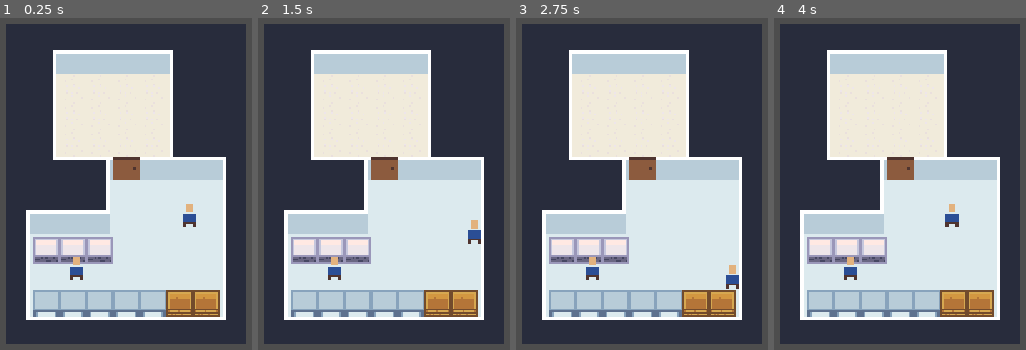
Above: before the commit, frames 1-4 (left to right).
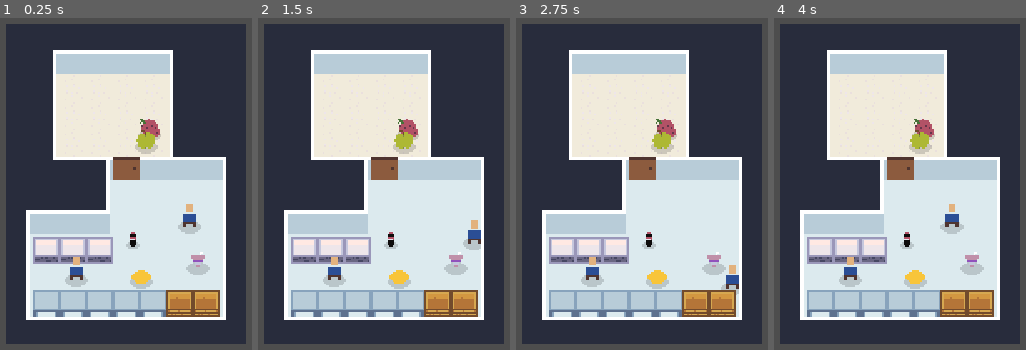
Above: after the commit, the same moments.

Repository: martindzejky/ld54
Game: Godot game, scene res://main.tscn
Two runs of this game, one before a commit and one after it. Both use one fixed random seed, a clock stepped at 60 frames per second and the inputs below.
Inputs:
- Up to frame 1 (0.25 s): no input
- Up to frame 2 (1.5 s): tap Enter at 0.5 s; hold D (move_right) 0.53-1.28 s; tap E (interact) at 0.6, 1.35 s; tap Space at 1.25 s; hold S (move_down) from 1.28 s (still down)
- Up to frame 3 (2.75 s): release S (move_down) at 2.03 s; hold D (move_right) from 2.03 s (still down); tap E (interact) at 2.1 s
- Up to frame 4 (4 s): tap Enter at 2.75 s; release D (move_right) at 2.78 s; hold W (move_up) 2.78-3.53 s; tap E (interact) at 2.85, 3.6 s; tap Space at 3.5 s; hold A (move_left) from 3.53 s (still down)

The runs differ from the first frame. In frame 1, 2.1% of the frame differs, in the area x 25-84%, y 30-82%; in frame 2, 2.1%; in frame 3, 2.0%; in frame 4, 2.1%.

Commit message:
products can be stored in containers

Diff:
--- a/icon.svg
+++ b/icon.svg
@@ -1 +1,98 @@
-<svg height="128" width="128" xmlns="http://www.w3.org/2000/svg"><rect x="2" y="2" width="124" height="124" rx="14" fill="#363d52" stroke="#212532" stroke-width="4"/><g transform="scale(.101) translate(122 122)"><g fill="#fff"><path d="M105 673v33q407 354 814 0v-33z"/><path fill="#478cbf" d="m105 673 152 14q12 1 15 14l4 67 132 10 8-61q2-11 15-15h162q13 4 15 15l8 61 132-10 4-67q3-13 15-14l152-14V427q30-39 56-81-35-59-83-108-43 20-82 47-40-37-88-64 7-51 8-102-59-28-123-42-26 43-46 89-49-7-98 0-20-46-46-89-64 14-123 42 1 51 8 102-48 27-88 64-39-27-82-47-48 49-83 108 26 42 56 81zm0 33v39c0 276 813 276 813 0v-39l-134 12-5 69q-2 10-14 13l-162 11q-12 0-16-11l-10-65H447l-10 65q-4 11-16 11l-162-11q-12-3-14-13l-5-69z"/><path d="M483 600c3 34 55 34 58 0v-86c-3-34-55-34-58 0z"/><circle cx="725" cy="526" r="90"/><circle cx="299" cy="526" r="90"/></g><g fill="#414042"><circle cx="307" cy="532" r="60"/><circle cx="717" cy="532" r="60"/></g></g></svg>
+<?xml version="1.0" encoding="UTF-8" ?>
+<svg version="1.1" width="16" height="16" xmlns="http://www.w3.org/2000/svg" shape-rendering="crispEdges">
+<rect x="2" y="2" width="1" height="1" fill="#477238" />
+<rect x="3" y="2" width="1" height="1" fill="#477238" />
+<rect x="7" y="2" width="1" height="1" fill="#B25266" />
+<rect x="3" y="3" width="1" height="1" fill="#477238" />
+<rect x="4" y="3" width="1" height="1" fill="#477238" />
+<rect x="5" y="3" width="1" height="1" fill="#B25266" />
+<rect x="6" y="3" width="1" height="1" fill="#B25266" />
+<rect x="7" y="3" width="1" height="1" fill="#B25266" />
+<rect x="8" y="3" width="1" height="1" fill="#B25266" />
+<rect x="9" y="3" width="1" height="1" fill="#B25266" />
+<rect x="10" y="3" width="1" height="1" fill="#B25266" />
+<rect x="2" y="4" width="1" height="1" fill="#477238" />
+<rect x="4" y="4" width="1" height="1" fill="#477238" />
+<rect x="5" y="4" width="1" height="1" fill="#477238" />
+<rect x="6" y="4" width="1" height="1" fill="#B25266" />
+<rect x="7" y="4" width="1" height="1" fill="#B25266" />
+<rect x="8" y="4" width="1" height="1" fill="#B25266" />
+<rect x="9" y="4" width="1" height="1" fill="#B25266" />
+<rect x="10" y="4" width="1" height="1" fill="#B25266" />
+<rect x="11" y="4" width="1" height="1" fill="#B25266" />
+<rect x="4" y="5" width="1" height="1" fill="#B25266" />
+<rect x="5" y="5" width="1" height="1" fill="#B25266" />
+<rect x="6" y="5" width="1" height="1" fill="#B25266" />
+<rect x="7" y="5" width="1" height="1" fill="#B25266" />
+<rect x="8" y="5" width="1" height="1" fill="#B25266" />
+<rect x="9" y="5" width="1" height="1" fill="#B25266" />
+<rect x="10" y="5" width="1" height="1" fill="#B25266" />
+<rect x="11" y="5" width="1" height="1" fill="#B25266" />
+<rect x="12" y="5" width="1" height="1" fill="#B25266" />
+<rect x="3" y="6" width="1" height="1" fill="#64364B" />
+<rect x="4" y="6" width="1" height="1" fill="#B25266" />
+<rect x="5" y="6" width="1" height="1" fill="#B25266" />
+<rect x="6" y="6" width="1" height="1" fill="#B25266" />
+<rect x="7" y="6" width="1" height="1" fill="#B25266" />
+<rect x="8" y="6" width="1" height="1" fill="#B25266" />
+<rect x="9" y="6" width="1" height="1" fill="#64364B" />
+<rect x="10" y="6" width="1" height="1" fill="#B25266" />
+<rect x="11" y="6" width="1" height="1" fill="#B25266" />
+<rect x="12" y="6" width="1" height="1" fill="#B25266" />
+<rect x="3" y="7" width="1" height="1" fill="#B25266" />
+<rect x="4" y="7" width="1" height="1" fill="#B25266" />
+<rect x="5" y="7" width="1" height="1" fill="#B25266" />
+<rect x="6" y="7" width="1" height="1" fill="#64364B" />
+<rect x="7" y="7" width="1" height="1" fill="#B25266" />
+<rect x="8" y="7" width="1" height="1" fill="#B25266" />
+<rect x="9" y="7" width="1" height="1" fill="#B25266" />
+<rect x="10" y="7" width="1" height="1" fill="#B25266" />
+<rect x="11" y="7" width="1" height="1" fill="#64364B" />
+<rect x="12" y="7" width="1" height="1" fill="#B25266" />
+<rect x="3" y="8" width="1" height="1" fill="#B25266" />
+<rect x="4" y="8" width="1" height="1" fill="#B25266" />
+<rect x="5" y="8" width="1" height="1" fill="#B25266" />
+<rect x="6" y="8" width="1" height="1" fill="#B25266" />
+<rect x="7" y="8" width="1" height="1" fill="#B25266" />
+<rect x="8" y="8" width="1" height="1" fill="#B25266" />
+<rect x="9" y="8" width="1" height="1" fill="#B25266" />
+<rect x="10" y="8" width="1" height="1" fill="#B25266" />
+<rect x="11" y="8" width="1" height="1" fill="#B25266" />
+<rect x="12" y="8" width="1" height="1" fill="#B25266" />
+<rect x="13" y="8" width="1" height="1" fill="#B25266" />
+<rect x="4" y="9" width="1" height="1" fill="#B25266" />
+<rect x="5" y="9" width="1" height="1" fill="#B25266" />
+<rect x="6" y="9" width="1" height="1" fill="#B25266" />
+<rect x="7" y="9" width="1" height="1" fill="#B25266" />
+<rect x="8" y="9" width="1" height="1" fill="#B25266" />
+<rect x="9" y="9" width="1" height="1" fill="#B25266" />
+<rect x="10" y="9" width="1" height="1" fill="#B25266" />
+<rect x="11" y="9" width="1" height="1" fill="#B25266" />
+<rect x="12" y="9" width="1" height="1" fill="#B25266" />
+<rect x="13" y="9" width="1" height="1" fill="#B25266" />
+<rect x="4" y="10" width="1" height="1" fill="#B25266" />
+<rect x="5" y="10" width="1" height="1" fill="#B25266" />
+<rect x="6" y="10" width="1" height="1" fill="#B25266" />
+<rect x="7" y="10" width="1" height="1" fill="#B25266" />
+<rect x="8" y="10" width="1" height="1" fill="#B25266" />
+<rect x="9" y="10" width="1" height="1" fill="#B25266" />
+<rect x="10" y="10" width="1" height="1" fill="#B25266" />
+<rect x="11" y="10" width="1" height="1" fill="#B25266" />
+<rect x="12" y="10" width="1" height="1" fill="#64364B" />
+<rect x="13" y="10" width="1" height="1" fill="#B25266" />
+<rect x="5" y="11" width="1" height="1" fill="#B25266" />
+<rect x="6" y="11" width="1" height="1" fill="#B25266" />
+<rect x="7" y="11" width="1" height="1" fill="#B25266" />
+<rect x="8" y="11" width="1" height="1" fill="#B25266" />
+<rect x="9" y="11" width="1" height="1" fill="#B25266" />
+<rect x="10" y="11" width="1" height="1" fill="#B25266" />
+<rect x="11" y="11" width="1" height="1" fill="#B25266" />
+<rect x="12" y="11" width="1" height="1" fill="#B25266" />
+<rect x="13" y="11" width="1" height="1" fill="#B25266" />
+<rect x="7" y="12" width="1" height="1" fill="#B25266" />
+<rect x="8" y="12" width="1" height="1" fill="#B25266" />
+<rect x="9" y="12" width="1" height="1" fill="#B25266" />
+<rect x="10" y="12" width="1" height="1" fill="#64364B" />
+<rect x="11" y="12" width="1" height="1" fill="#B25266" />
+<rect x="12" y="12" width="1" height="1" fill="#B25266" />
+</svg>
--- a/main.tscn
+++ b/main.tscn
@@ -1,8 +1,13 @@
-[gd_scene load_steps=4 format=3 uid="uid://b62ww8nn0ilvp"]
+[gd_scene load_steps=9 format=3 uid="uid://b62ww8nn0ilvp"]
 
 [ext_resource type="TileSet" uid="uid://b1emy3ccan5v" path="res://tiles/shop.tres" id="1_mmgkn"]
 [ext_resource type="PackedScene" uid="uid://dywur4844t0mf" path="res://objects/player.tscn" id="2_o5nxu"]
 [ext_resource type="PackedScene" uid="uid://bfcyym361ywav" path="res://objects/human.tscn" id="3_83kbm"]
+[ext_resource type="PackedScene" uid="uid://b6ddrvyeqhuu4" path="res://objects/products/lemon.tscn" id="4_61ihm"]
+[ext_resource type="PackedScene" uid="uid://dsufu0xmur05a" path="res://objects/products/strawberry.tscn" id="4_q8b3n"]
+[ext_resource type="PackedScene" uid="uid://cdhta8gh7tbtv" path="res://objects/products/apple.tscn" id="5_vosqv"]
+[ext_resource type="PackedScene" uid="uid://oifxmjcimlra" path="res://objects/products/milkshake.tscn" id="7_bjcgk"]
+[ext_resource type="PackedScene" uid="uid://1tqqmhm4tpe5" path="res://objects/products/cola.tscn" id="8_mlmac"]
 
 [node name="main" type="Node2D"]
 
@@ -30,7 +35,7 @@
 layer_2/modulate = Color(1, 1, 1, 1)
 layer_2/y_sort_enabled = false
 layer_2/y_sort_origin = 0
-layer_2/z_index = -1
+layer_2/z_index = -10
 layer_2/tile_data = PackedInt32Array(-3, 262148, 0, 65533, 262148, 0, 65532, 262148, 0, 65531, 262148, 0, 65530, 262148 …(1485 unchanged characters)…
 
 [node name="player" parent="level" instance=ExtResource("2_o5nxu")]
@@ -38,3 +43,18 @@
 
 [node name="human" parent="level" instance=ExtResource("3_83kbm")]
 position = Vector2(-54, 43)
+
+[node name="lemon" parent="level" instance=ExtResource("4_61ihm")]
+position = Vector2(-15, 44)
+
+[node name="apple" parent="level" instance=ExtResource("5_vosqv")]
+position = Vector2(-12, -37)
+
+[node name="strawberry" parent="level" instance=ExtResource("4_q8b3n")]
+position = Vector2(-10, -44)
+
+[node name="milkshake" parent="level" instance=ExtResource("7_bjcgk")]
+position = Vector2(19, 36)
+
+[node name="cola" parent="level" instance=ExtResource("8_mlmac")]
+position = Vector2(-20, 22)
--- a/objects/human.tscn
+++ b/objects/human.tscn
@@ -1,15 +1,16 @@
-[gd_scene load_steps=5 format=3 uid="uid://bfcyym361ywav"]
+[gd_scene load_steps=6 format=3 uid="uid://bfcyym361ywav"]
 
 [ext_resource type="Texture2D" uid="uid://dgixn8xhksedb" path="res://sprites/human.png" id="1_iqthn"]
 [ext_resource type="Script" path="res://scripts/human.gd" id="1_qohe2"]
 [ext_resource type="Texture2D" uid="uid://b8mfj3anpjf63" path="res://sprites/human-arms.png" id="2_3ahy1"]
+[ext_resource type="Texture2D" uid="uid://beintkdrr5amn" path="res://sprites/shadow.png" id="4_drge0"]
 
 [sub_resource type="CapsuleShape2D" id="CapsuleShape2D_fubmv"]
 radius = 2.0
 height = 8.0
 
 [node name="human" type="CharacterBody2D"]
-collision_mask = 7
+collision_mask = 31
 motion_mode = 1
 script = ExtResource("1_qohe2")
 
@@ -27,5 +28,10 @@
 position = Vector2(0, -8)
 texture = ExtResource("2_3ahy1")
 
+[node name="shadow" type="Sprite2D" parent="."]
+z_index = -5
+position = Vector2(0, -1)
+texture = ExtResource("4_drge0")
+
 [node name="hands" type="Marker2D" parent="." groups=["hands"]]
 position = Vector2(0, -16)
--- a/objects/player.tscn
+++ b/objects/player.tscn
@@ -13,7 +13,7 @@
 [node name="interaction-area" type="Area2D" parent="." index="4"]
 position = Vector2(8, -8)
 collision_layer = 0
-collision_mask = 14
+collision_mask = 30
 
 [node name="shape" type="CollisionShape2D" parent="interaction-area" index="0"]
 shape = SubResource("CircleShape2D_btbt1")
--- /dev/null
+++ b/objects/products/apple.tscn
@@ -0,0 +1,8 @@
+[gd_scene load_steps=2 format=3 uid="uid://cdhta8gh7tbtv"]
+
+[ext_resource type="PackedScene" uid="uid://rylb8pwby5wr" path="res://objects/products/product.tscn" id="1_lkx42"]
+
+[node name="apple" instance=ExtResource("1_lkx42")]
+
+[node name="sprite" parent="." index="0"]
+frame = 1
--- /dev/null
+++ b/objects/products/blue-box.tscn
@@ -0,0 +1,16 @@
+[gd_scene load_steps=3 format=3 uid="uid://cg0l7ixwx4xnc"]
+
+[ext_resource type="PackedScene" uid="uid://rylb8pwby5wr" path="res://objects/products/product.tscn" id="1_8108y"]
+
+[sub_resource type="CapsuleShape2D" id="CapsuleShape2D_qev5n"]
+radius = 2.0
+height = 6.0
+
+[node name="blue-box" instance=ExtResource("1_8108y")]
+
+[node name="sprite" parent="." index="0"]
+position = Vector2(0, -4)
+frame = 3
+
+[node name="shape" parent="." index="1"]
+shape = SubResource("CapsuleShape2D_qev5n")
--- /dev/null
+++ b/objects/products/carrot.tscn
@@ -0,0 +1,17 @@
+[gd_scene load_steps=3 format=3 uid="uid://dfoj30hakpqux"]
+
+[ext_resource type="PackedScene" uid="uid://rylb8pwby5wr" path="res://objects/products/product.tscn" id="1_n7bqq"]
+
+[sub_resource type="CircleShape2D" id="CircleShape2D_57ba0"]
+radius = 2.0
+
+[node name="carrot" instance=ExtResource("1_n7bqq")]
+
+[node name="sprite" parent="." index="0"]
+frame = 5
+
+[node name="shadow" parent="." index="1"]
+scale = Vector2(0.45, 0.45)
+
+[node name="shape" parent="." index="2"]
+shape = SubResource("CircleShape2D_57ba0")
--- /dev/null
+++ b/objects/products/cola.tscn
@@ -0,0 +1,18 @@
+[gd_scene load_steps=3 format=3 uid="uid://1tqqmhm4tpe5"]
+
+[ext_resource type="PackedScene" uid="uid://rylb8pwby5wr" path="res://objects/products/product.tscn" id="1_y2mmm"]
+
+[sub_resource type="CircleShape2D" id="CircleShape2D_hwtq7"]
+radius = 2.0
+
+[node name="cola" instance=ExtResource("1_y2mmm")]
+
+[node name="sprite" parent="." index="0"]
+position = Vector2(0, -4)
+frame = 7
+
+[node name="shadow" parent="." index="1"]
+scale = Vector2(0.503588, 0.503588)
+
+[node name="shape" parent="." index="2"]
+shape = SubResource("CircleShape2D_hwtq7")
--- /dev/null
+++ b/objects/products/lemon.tscn
@@ -0,0 +1,16 @@
+[gd_scene load_steps=3 format=3 uid="uid://b6ddrvyeqhuu4"]
+
+[ext_resource type="PackedScene" uid="uid://rylb8pwby5wr" path="res://objects/products/product.tscn" id="1_61djs"]
+
+[sub_resource type="CapsuleShape2D" id="CapsuleShape2D_84mfe"]
+radius = 2.0
+height = 12.0
+
+[node name="lemon" instance=ExtResource("1_61djs")]
+
+[node name="sprite" parent="." index="0"]
+position = Vector2(0, -4)
+frame = 2
+
+[node name="shape" parent="." index="1"]
+shape = SubResource("CapsuleShape2D_84mfe")
--- /dev/null
+++ b/objects/products/milk.tscn
@@ -0,0 +1,19 @@
+[gd_scene load_steps=3 format=3 uid="uid://ccu2vokcdvqjd"]
+
+[ext_resource type="PackedScene" uid="uid://rylb8pwby5wr" path="res://objects/products/product.tscn" id="1_b1a4c"]
+
+[sub_resource type="CapsuleShape2D" id="CapsuleShape2D_a0w8m"]
+radius = 2.0
+height = 6.0
+
+[node name="milk" instance=ExtResource("1_b1a4c")]
+
+[node name="sprite" parent="." index="0"]
+position = Vector2(0, -4)
+frame = 6
+
+[node name="shadow" parent="." index="1"]
+scale = Vector2(0.585, 0.585)
+
+[node name="shape" parent="." index="2"]
+shape = SubResource("CapsuleShape2D_a0w8m")
--- /dev/null
+++ b/objects/products/milkshake.tscn
@@ -0,0 +1,15 @@
+[gd_scene load_steps=3 format=3 uid="uid://oifxmjcimlra"]
+
+[ext_resource type="PackedScene" uid="uid://rylb8pwby5wr" path="res://objects/products/product.tscn" id="1_mh1bj"]
+
+[sub_resource type="CapsuleShape2D" id="CapsuleShape2D_m7fxn"]
+radius = 1.0
+height = 6.0
+
+[node name="milkshake" instance=ExtResource("1_mh1bj")]
+
+[node name="sprite" parent="." index="0"]
+frame = 4
+
+[node name="shape" parent="." index="2"]
+shape = SubResource("CapsuleShape2D_m7fxn")
--- /dev/null
+++ b/objects/products/product.tscn
@@ -0,0 +1,29 @@
+[gd_scene load_steps=5 format=3 uid="uid://rylb8pwby5wr"]
+
+[ext_resource type="Script" path="res://scripts/product.gd" id="1_ha0yx"]
+[ext_resource type="Texture2D" uid="uid://bsu6egmnncvyc" path="res://sprites/products.png" id="2_e385l"]
+[ext_resource type="Texture2D" uid="uid://beintkdrr5amn" path="res://sprites/shadow.png" id="3_5a8yt"]
+
+[sub_resource type="CapsuleShape2D" id="CapsuleShape2D_xflst"]
+radius = 2.0
+height = 10.0
+
+[node name="product" type="StaticBody2D" groups=["pickable", "product"]]
+collision_layer = 16
+collision_mask = 0
+script = ExtResource("1_ha0yx")
+
+[node name="sprite" type="Sprite2D" parent="."]
+position = Vector2(0, -5)
+texture = ExtResource("2_e385l")
+hframes = 8
+
+[node name="shadow" type="Sprite2D" parent="."]
+z_index = -5
+position = Vector2(0, -1)
+texture = ExtResource("3_5a8yt")
+
+[node name="shape" type="CollisionShape2D" parent="."]
+position = Vector2(0, -2)
+rotation = 1.5708
+shape = SubResource("CapsuleShape2D_xflst")
--- /dev/null
+++ b/objects/products/strawberry.tscn
@@ -0,0 +1,8 @@
+[gd_scene load_steps=2 format=3 uid="uid://dsufu0xmur05a"]
+
+[ext_resource type="PackedScene" uid="uid://rylb8pwby5wr" path="res://objects/products/product.tscn" id="1_dwci4"]
+
+[node name="strawberry" instance=ExtResource("1_dwci4")]
+
+[node name="shape" parent="." index="1"]
+position = Vector2(1, -2)
--- a/objects/shelf-box.tscn
+++ b/objects/shelf-box.tscn
@@ -6,3 +6,6 @@
 
 [node name="sprite" parent="." index="0"]
 frame = 0
+
+[node name="container" parent="." index="2"]
+position = Vector2(0, 3)
--- a/objects/shelf.tscn
+++ b/objects/shelf.tscn
@@ -1,5 +1,6 @@
-[gd_scene load_steps=3 format=3 uid="uid://b0yxlgnqlqfx"]
+[gd_scene load_steps=4 format=3 uid="uid://b0yxlgnqlqfx"]
 
+[ext_resource type="Script" path="res://scripts/container.gd" id="1_k6gke"]
 [ext_resource type="Texture2D" uid="uid://c5py87u1u37wy" path="res://sprites/shelf.png" id="1_x5yrx"]
 
 [sub_resource type="RectangleShape2D" id="RectangleShape2D_87gig"]
@@ -8,6 +9,7 @@
 [node name="shelf" type="StaticBody2D" groups=["shelf"]]
 collision_layer = 4
 collision_mask = 0
+script = ExtResource("1_k6gke")
 
 [node name="sprite" type="Sprite2D" parent="."]
 texture = ExtResource("1_x5yrx")
@@ -17,3 +19,6 @@
 [node name="shape" type="CollisionShape2D" parent="."]
 position = Vector2(0, 3)
 shape = SubResource("RectangleShape2D_87gig")
+
+[node name="container" type="Marker2D" parent="."]
+position = Vector2(0, 2)
--- a/project.godot
+++ b/project.godot
@@ -10,10 +10,11 @@
 
 [application]
 
-config/name="Ludum Dare #54"
+config/name="Tiny Shop"
 config/description="Ludum Dare #54 submission"
 run/main_scene="res://main.tscn"
 config/features=PackedStringArray("4.1", "GL Compatibility")
+boot_splash/image="res://icon.png"
 boot_splash/use_filter=false
 config/icon="res://icon.svg"
 
@@ -93,6 +94,7 @@
 2d_physics/layer_2="wall"
 2d_physics/layer_3="shelf"
 2d_physics/layer_4="door"
+2d_physics/layer_5="product"
 
 [rendering]
 
--- /dev/null
+++ b/scripts/container.gd
@@ -0,0 +1,40 @@
+extends PhysicsBody2D
+class_name ItemContainer
+
+
+# if 1, this is a container which can hold a single item on top
+@export_range(1, 16) var capacity: int = 1
+
+
+func _ready():
+    assert(has_node('container'), 'ItemContainer missing a container child node!')
+
+
+func hasAnyItems() -> bool:
+    return $container.get_child_count() > 0
+
+func canStoreItem() -> bool:
+    return $container.get_child_count() < capacity
+
+func storeItem(item: Node2D):
+    if not canStoreItem(): return
+
+    item.reparent($container, false)
+    item.position = Vector2.ZERO
+    item.rotation = 0
+
+    var shadow := item.find_child('shadow')
+    if shadow: shadow.visible = false
+
+func retrieveItem(index = 0) -> Node2D:
+    var item := $container.get_child(index)
+    if not item: return null
+
+    var level := get_tree().get_first_node_in_group('level')
+    if not level: return null
+
+    var shadow := item.find_child('shadow')
+    if shadow: shadow.visible = true
+
+    item.reparent(level)
+    return item
--- a/scripts/human.gd
+++ b/scripts/human.gd
@@ -13,6 +13,26 @@
     if isCarryingAnything(): return
     $"sprite-arms".visible = true
 
-func dropItem():
-    if not isCarryingAnything(): return
+    item.reparent($hands, false)
+    item.position = Vector2.ZERO
+    item.rotation = 0
+
+    var shadow := item.find_child('shadow')
+    if shadow: shadow.visible = false
+
+func dropItem() -> Node2D:
+    if not isCarryingAnything(): return null
     $"sprite-arms".visible = false
+
+    for carriedItem in $hands.get_children():
+        var level := get_tree().get_first_node_in_group('level')
+        if level:
+            carriedItem.reparent(level)
+            carriedItem.global_position = global_position
+
+            var shadow := carriedItem.find_child('shadow')
+            if shadow: shadow.visible = true
+
+            return carriedItem
+
+    return null
--- a/scripts/player.gd
+++ b/scripts/player.gd
@@ -10,7 +10,7 @@
     var moveInput := Vector2(moveX, moveY).normalized()
 
     if moveInput.length_squared() > 0:
-        $"interaction-area".position = Vector2(0, -2.0) + moveInput * Vector2(8.0, 7.0)
+        $"interaction-area".position = Vector2(0, -2.0) + moveInput * Vector2(5.0, 4.0)
 
     velocity = moveInput * walkSpeed
     move_and_slide()
@@ -39,6 +39,27 @@
             (body.get_parent() as Door).toggle()
             return
 
+        if body.is_in_group('pickable') and not isCarryingAnything():
+            pickItem(body)
+            return
+
+        if body is ItemContainer:
+            var container := body as ItemContainer
+
+            if isCarryingAnything():
+                if container.canStoreItem():
+                    var item := dropItem()
+                    if item:
+                        container.storeItem(item)
+                        return
+            else:
+                if container.hasAnyItems():
+                    var item := container.retrieveItem()
+                    if item:
+                        pickItem(item)
+                        return
+
+
     # if nothing can be interacted with, the player can drop the item they are carrying
     if isCarryingAnything():
         dropItem()
--- /dev/null
+++ b/scripts/product.gd
@@ -0,0 +1,2 @@
+extends StaticBody2D
+class_name Product
Binary file added: icon.png
Not shown, added: icon.png.import
Binary file added: sprites/products.png
Not shown, added: sprites/products.png.import
Binary file added: sprites/shadow.png
Not shown, added: sprites/shadow.png.import
